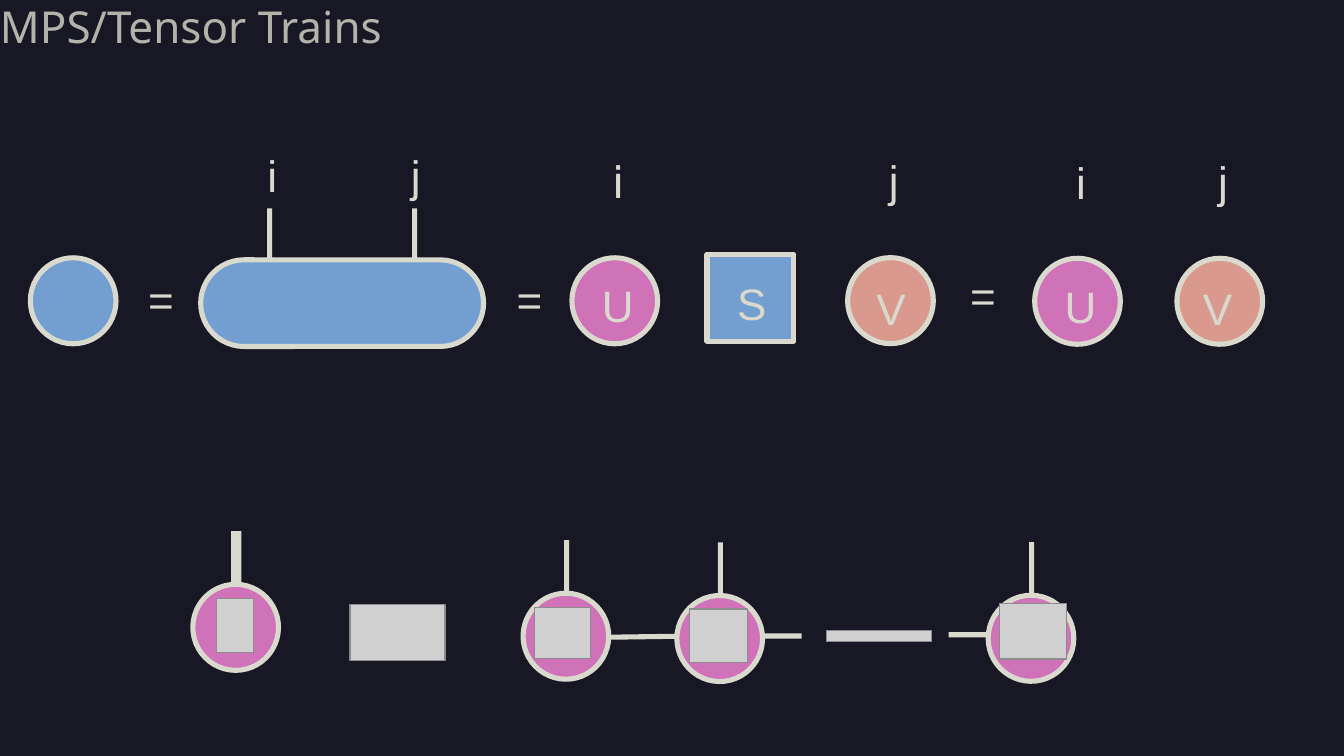
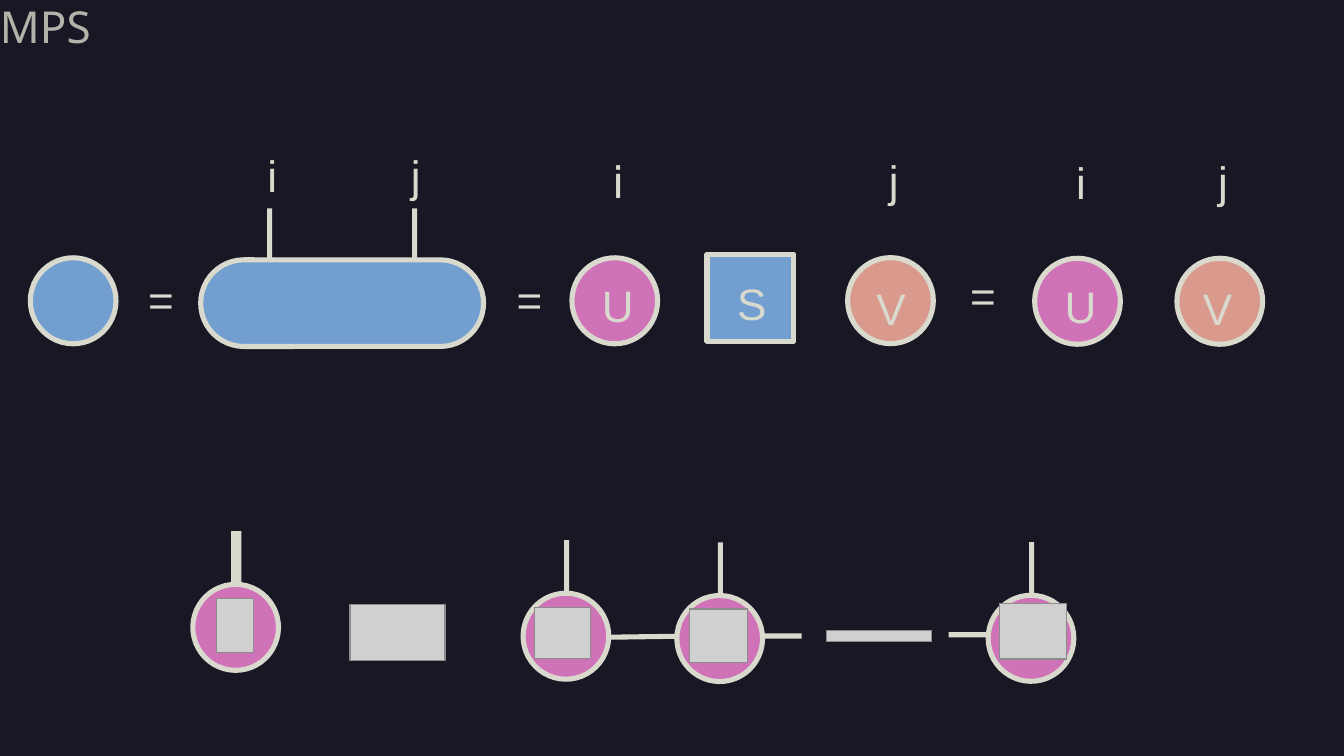
Before and after one commit to AmdaU/presentations, a slide deck: slide 21 of Seminaire/Seminaire.odp (slide 17 before the commit). Drawn at 1344x756 pixels with LibreOffice and Linux fonts; fonts in the diff are those of the drawing; grey boxes stand for pictures; background and template pictures are left out. Boxes give left, top, right and bottom in pixels: in the first picture for what was removed or moved away, otherwise in the second. Text is boxed around its words. In the diff, an @@ line names an element or a change of style, - is before the commit and + after.

```diff
--- a/Seminaire/Seminaire.odp
+++ b/Seminaire/Seminaire.odp
@@ text at <box>0,11,91,44</box>: text changed @@
-MPS/Tensor Trains
+MPS
```
Also in this commit, not shown: 15 other slides changed, 13 slides added, 5 slides removed, 54 other files.
